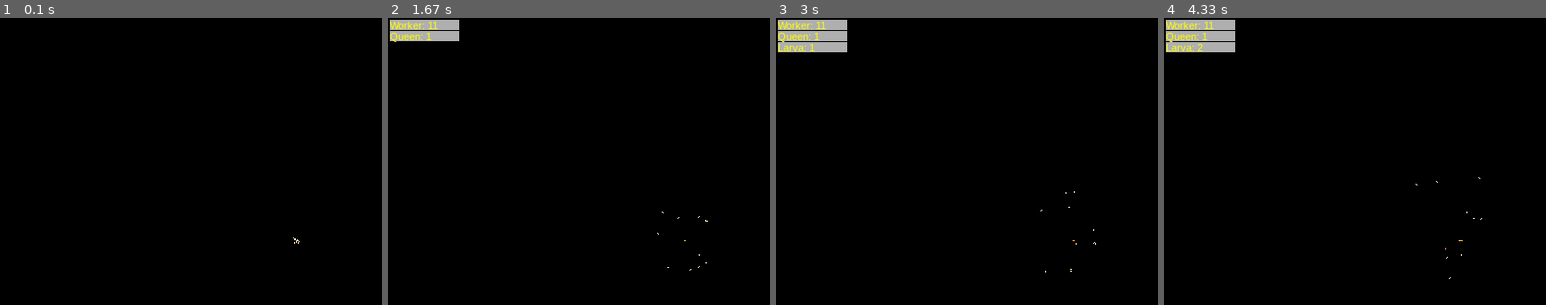
Above: before the commit, frames 1-4 (left to right).
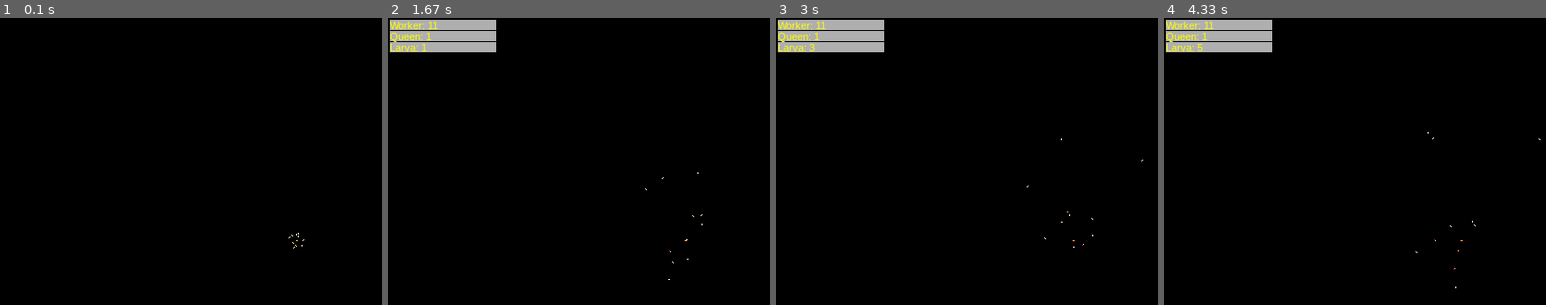
Above: after the commit, the same moments.

Repository: buxx/simtermites
Game: pygame game, started from main.py
The game is run twice, just before and just after one commit, with the same random seed, the same clock (stepped at 60 frames per second) and the same inputs. The source is Python 2; it was converted automatically to run under Python 3.
Inputs:
- Up to frame 1 (0.1 s): no input
- Up to frame 2 (1.67 s): no input
- Up to frame 3 (3 s): no input
- Up to frame 4 (4.33 s): no input

The runs differ from the first frame. In frame 1, less than 0.1% of the frame differs, in the area x 75-80%, y 74-81%; in frame 2, 1.7%, in the area x 0-84%, y 0-92%; in frame 3, 1.1%; in frame 4, 1.1%.

Commit message:
Controle des naissances: work qui sera attribue (si il y a); restriction sur le nombre de type d'objet/+ work attribué. !Attention: Ce comment contient un peu de hradcoding pour la mise en place :)

Diff:
--- a/config/Configuration.py
+++ b/config/Configuration.py
@@ -5,7 +5,7 @@
   CONF_SCREEN_WIDTH_MIDDLE = 320
   CONF_SCREEN_HEIGHT = 480
   CONF_SCREEN_HEIGHT_MIDDLE = 240
-  CONF_CLOCK_TICK = 25 # None is allowed
+  CONF_CLOCK_TICK = None # None is allowed
 
   CONF_TERMITES_COUNT_WORKER_NOWORK = 5
   CONF_TERMITES_COUNT_WORKER_NURSING = 5
@@ -51,6 +51,14 @@
   LILECYCLE_EACH_CYCLE = 25
   """ Duree de vie maximum """
   TERMITES_LIFETIMES = {
-    'Worker' : 10 # 900:15min
+    'Worker' : 1800, # 900:15min
+    'Larva' : 900
   }
-  LARVA_HATCH_CYCLES = 60 # 300:5min
+  LARVA_HATCH_CYCLES = 450 # 300:5min
+  LARVA_PUTTED_NEAR_LARVA_HATCH_BONUS = 50
+
+
+  """
+   GAMING
+  """
+  COUNT_MAX_NURSES = 20
--- a/lib/actions/Lay.py
+++ b/lib/actions/Lay.py
@@ -7,7 +7,9 @@
 
   def __init__(self, simulation, brain):
     Action.__init__(self, simulation, brain)
-    self.egg  = Larva()
+    # TODO: le work (nursing la) devra etre dynamique
+    self.egg  = Larva('Nursing')
 
   def do(self):
-    self.simulation.termites_simulator.addNewObjectToSimulation(self.brain.host.getLayPosition(), self.egg)
+    if self.simulation.restriction.canDoAction('Lay', 'Worker_Nursing'):
+      self.simulation.termites_simulator.addNewObjectToSimulation(self.brain.host.getLayPosition(), self.egg)
--- a/lib/actions/Put.py
+++ b/lib/actions/Put.py
@@ -14,4 +14,5 @@
     self.host.object_carried = None
     self.simulation.core.pygame.colorizer.colorizePixel(self.good.position, self.good.color)
     # on dit a la termite de ne pas prendre de larve pendant un moment
-    self.host.brain.addForcedAction('Move', 55)
+    # TODO: Il faudrait que ce soit plus propre et interdire une action (comme Take)
+    self.host.brain.addForcedAction('Move', 25)
--- /dev/null
+++ b/lib/actions/PutLarva.py
@@ -0,0 +1,7 @@
+from lib.actions.Put import Put
+
+class PutLarva(Put):
+
+  def do(self):
+    self.good.puttedNearLarva()
+    Put.do(self)
--- a/lib/brain/bug/termite/Worker.py
+++ b/lib/brain/bug/termite/Worker.py
@@ -1,6 +1,6 @@
 from lib.brain.bug.termite.Termite import Termite
 from lib.actions.Take import Take
-from lib.actions.Put import Put
+from lib.actions.PutLarva import PutLarva
 
 class Worker(Termite):
 
@@ -18,5 +18,5 @@
         if self.host.object_carried == None:
           return Take(simulation, self, self.host, larva_near)
         elif self.host.object_carried.__class__.__name__ == 'Larva':
-          return Put(simulation, self, self.host, self.host.object_carried)
+          return PutLarva(simulation, self, self.host, self.host.object_carried)
     return None
--- a/lib/entity/ObjectAlive.py
+++ b/lib/entity/ObjectAlive.py
@@ -1,5 +1,6 @@
 from lib.entity.Object import Object
 from collections import deque
+from config.Configuration import Configuration
 
 class ObjectAlive(Object):
 
@@ -16,6 +17,9 @@
     self.brain = brain
     self.trace = deque()
     self.length = length
+
+    if self.__class__.__name__ in Configuration.TERMITES_LIFETIMES:
+      self.lifecycle_left = Configuration.TERMITES_LIFETIMES[self.__class__.__name__]
 
   def initializePosition(self, position):
     self.setPosition(position, False)
@@ -59,3 +63,6 @@
 
   def destroy(self, simulation):
     simulation.termites_simulator.deleteObjectFromSimulation(self)
+
+  def getWorkerNameIfHaveWork(self):
+    return None
--- a/lib/entity/bug/termite/Larva.py
+++ b/lib/entity/bug/termite/Larva.py
@@ -9,8 +9,13 @@
   color = 255, 0, 0
   hatch_cyles = Configuration.LARVA_HATCH_CYCLES
 
-  def __init__(self):
+  # TODO: PRendre en compte le type
+  hatch_object = None
+  hatch_object_work = None
+
+  def __init__(self, hatch_object_work):
     Termite.__init__(self, LarvaBrain(self), 1)
+    self.hatch_object_work = hatch_object_work
 
   def getPosition(self):
     if self.carried_by == None:
@@ -35,10 +40,15 @@
 
   def hatchIfReady(self, simulation):
     if self.hatch_cyles == 0:
-      simulation.termites_simulator.addNewObjectToSimulation(self.getPosition(), Worker('Nursing'))
+      simulation.termites_simulator.addNewObjectToSimulation(self.getPosition(), Worker(self.hatch_object_work))
       self.destroy(simulation)
 
   def destroy(self, simulation):
     if self.carried_by != None:
       self.carried_by.object_carried = None
     simulation.termites_simulator.deleteObjectFromSimulation(self)
+
+  def puttedNearLarva(self):
+    self.hatch_cyles = self.hatch_cyles - Configuration.LARVA_PUTTED_NEAR_LARVA_HATCH_BONUS
+    if self.hatch_cyles < 1:
+      self.hatch_cyles = 1
--- a/lib/entity/bug/termite/Worker.py
+++ b/lib/entity/bug/termite/Worker.py
@@ -1,15 +1,18 @@
 from lib.entity.bug.termite.Termite import Termite
 from lib.brain.bug.termite.Worker import Worker as WorkerBrain
-from config.Configuration import Configuration
 
 class Worker(Termite):
 
   object_carried = None
 
+  def getWorkerNameIfHaveWork(self):
+    if self.brain.work != None:
+      return self.__class__.__name__+'_'+self.brain.work
+    return None
+
   def __init__(self, work = None):
     brain = WorkerBrain(self, work)
     Termite.__init__(self, brain, 2)
-    self.lifecycle_left = Configuration.TERMITES_LIFETIMES['Worker']
 
   def destroy(self, simulation):
     if self.object_carried != None:
--- /dev/null
+++ b/lib/simulation/Restriction.py
@@ -0,0 +1,19 @@
+from config.Configuration import Configuration
+
+class Restriction(object):
+
+  simulation = None
+  restrictions = {
+    'Lay_Worker_Nursing' : Configuration.COUNT_MAX_NURSES
+  }
+
+  def __init__(self, simulation):
+    self.simulation = simulation
+
+  def canDoAction(self, action1, action2):
+    if action1+'_'+action2 in self.restrictions and self.simulation.core.statistics.getData(action2) != None:
+      print 'action connu'
+      print str(self.simulation.core.statistics.getData(action2)) + ' ' + str(self.restrictions[action1+'_'+action2])
+      if self.simulation.core.statistics.getData(action2) > self.restrictions[action1+'_'+action2]:
+        return False
+    return True
--- a/lib/simulation/SimulationManager.py
+++ b/lib/simulation/SimulationManager.py
@@ -5,6 +5,7 @@
 from lib.entity.bug.termite.Worker import Worker as TermiteWorker
 from lib.entity.bug.termite.Queen import Queen as TermiteQueen
 from lib.tool.Position import get_near_coordonates_for_position
+from lib.simulation.Restriction import Restriction
 
 class SimulationManager(object):
 
@@ -13,6 +14,7 @@
   mover = None
   placer = None
   zones = {}
+  restriction = None
 
   # TODO: bien place le system de compteur de stats ?
   statistics_display_counter = 25
@@ -26,6 +28,7 @@
     self.core = Core
     self.mover = Mover(self)
     self.placer = Placer(self)
+    self.restriction = Restriction(self)
     self.initializeBugs()
 
   def initializeBugs(self):
@@ -82,6 +85,8 @@
 
   def addNewObjectToSimulation(self, position, object):
     self.core.statistics.increaseData(object.__class__.__name__)
+    if object.getWorkerNameIfHaveWork() != None:
+      self.core.statistics.increaseData(object.getWorkerNameIfHaveWork())
     self.placer.place(position, object)
 
   def deleteObjectFromSimulation(self, object):
--- a/lib/tool/Satistics.py
+++ b/lib/tool/Satistics.py
@@ -7,6 +7,11 @@
 
   def __init__(self):
     pass
+
+  def getData(self, data_id):
+    if data_id in self.objects:
+      return self.objects[data_id]
+    return None
 
   def increaseData(self, data_id):
     if data_id in self.objects:
@@ -21,7 +26,7 @@
   def updateDisplay(self, pygame_):
     pos_y = 2
     for data_id in self.objects:
-      pygame_.draw_rect((175, 175, 175), (2,pos_y,75,11), 0)
+      pygame_.draw_rect((175, 175, 175), (2,pos_y, 115 ,11), 0)
       label = pygame_.getLabel(data_id+': '+str(self.objects[data_id]))
       pygame_.screen.blit(label, (2, pos_y))
       pos_y = pos_y + 12
